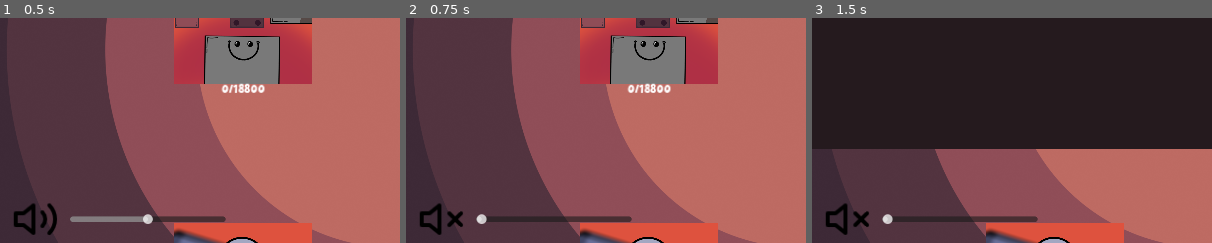
Above: before the commit, frames 1-3 (left to right).
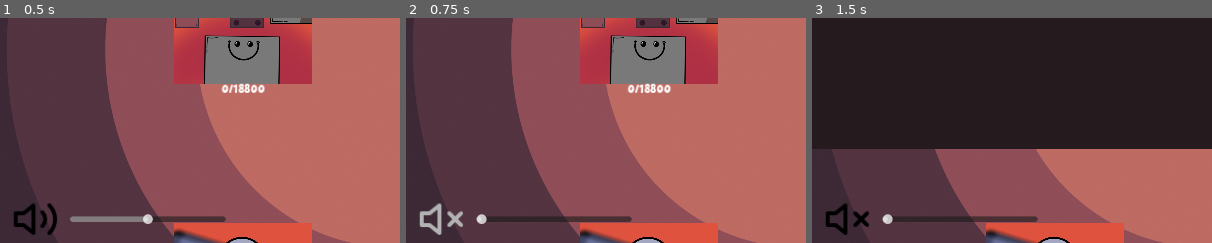
Above: after the commit, the same moments.

Repository: CoCoSol007/beats-into-shapes
Game: Godot game, scene res://scenes/menu/menu.tscn
Two runs of this game, one before a commit and one after it. Both use one fixed random seed, a clock stepped at 60 frames per second and the inputs below. Sound files missing from this copy of the repository are replaced by a short silence.
Inputs (mouse positions are % of the whole screen's width and height, from its top left):
- Up to frame 1 (0.5 s): no input
- Up to frame 2 (0.75 s): click (4, 92) at 0.5 s
- Up to frame 3 (1.5 s): click (7, 13) at 1.25 s
The pictures show only the part of the screen within x 0-50%, y 47-97%; the shares and areas given below are measured in that part.

Frame 1 is identical in both runs. In frame 2, 0.6% of the frame differs, in the area x 3-15%, y 82-97%; in frame 3, nothing differs.

Commit message:
Add hover effect to button on menu

Diff:
--- a/scenes/menu/credits_button.gd
+++ b/scenes/menu/credits_button.gd
@@ -7,3 +7,13 @@
 func _on_pressed():
 	# Go to the credits menu.
 	SceneTransition.change_scene("res://scenes/credit_menu/credit_menu.tscn")
+
+
+func _ready():
+	material.set_shader_parameter("is_hover", false)
+
+func _on_mouse_entered():
+	material.set_shader_parameter("is_hover", true)
+
+func _on_mouse_exited():
+	material.set_shader_parameter("is_hover", false)
--- /dev/null
+++ b/scenes/menu/hover_button.gdshader
@@ -0,0 +1,11 @@
+shader_type canvas_item;
+
+uniform bool is_hover = false;
+uniform vec3 hover_color = vec3(0.7);
+
+// Called for every pixel the material is visible on.
+void fragment() {
+	if (is_hover) {
+		COLOR.rgb = hover_color;
+	}
+}
--- a/scenes/menu/menu.tscn
+++ b/scenes/menu/menu.tscn
@@ -26,6 +26,7 @@
 [ext_resource type="Texture2D" uid="uid://bmjiy3044y8wy" path="res://assets/menu/level_4_locked.png" id="14_fgxro"]
 [ext_resource type="Texture2D" uid="uid://dvkgrbsgf68y3" path="res://assets/menu/trophy.png" id="20_gu2sa"]
 [ext_resource type="Script" path="res://scenes/menu/trophies_button.gd" id="21_n13eo"]
+[ext_resource type="Shader" path="res://scenes/menu/hover_button.gdshader" id="23_8bvqj"]
 [ext_resource type="FontFile" uid="uid://b1adut1bw37gc" path="res://assets/fonts/main_font.otf" id="24_h182e"]
 
 [sub_resource type="ShaderMaterial" id="ShaderMaterial_vfd4c"]
@@ -37,6 +38,21 @@
 [sub_resource type="ShaderMaterial" id="ShaderMaterial_jgkfi"]
 
 [sub_resource type="ShaderMaterial" id="ShaderMaterial_1ppc3"]
+
+[sub_resource type="ShaderMaterial" id="ShaderMaterial_vaaki"]
+shader = ExtResource("23_8bvqj")
+shader_parameter/is_hover = false
+shader_parameter/hover_color = Vector3(0.7, 0.7, 0.7)
+
+[sub_resource type="ShaderMaterial" id="ShaderMaterial_8yl8h"]
+shader = ExtResource("23_8bvqj")
+shader_parameter/is_hover = false
+shader_parameter/hover_color = Vector3(0.7, 0.7, 0.7)
+
+[sub_resource type="ShaderMaterial" id="ShaderMaterial_8ffa7"]
+shader = ExtResource("23_8bvqj")
+shader_parameter/is_hover = false
+shader_parameter/hover_color = Vector3(0.7, 0.7, 0.7)
 
 [node name="Menu" type="Control" groups=["menu"]]
 layout_mode = 3
@@ -243,6 +259,7 @@
 vertical_alignment = 1
 
 [node name="Volume" type="TextureButton" parent="."]
+material = SubResource("ShaderMaterial_vaaki")
 layout_mode = 1
 anchors_preset = 2
 anchor_top = 1.0
@@ -270,6 +287,7 @@
 script = ExtResource("5_5ai2q")
 
 [node name="Trophy" type="TextureButton" parent="."]
+material = SubResource("ShaderMaterial_8yl8h")
 layout_mode = 0
 offset_left = 29.0
 offset_top = 35.0
@@ -280,6 +298,7 @@
 script = ExtResource("21_n13eo")
 
 [node name="Credits" type="TextureButton" parent="."]
+material = SubResource("ShaderMaterial_8ffa7")
 custom_minimum_size = Vector2(68, 68)
 layout_mode = 1
 anchors_preset = 3
@@ -299,8 +318,15 @@
 stretch_mode = 4
 script = ExtResource("8_c5hcm")
 
+[connection signal="mouse_entered" from="Volume" to="Volume" method="_on_mouse_entered"]
+[connection signal="mouse_exited" from="Volume" to="Volume" method="_on_mouse_exited"]
 [connection signal="pressed" from="Volume" to="Volume" method="_on_pressed"]
 [connection signal="value_changed" from="Volume/HSlider" to="Volume" method="_on_h_slider_value_changed"]
 [connection signal="value_changed" from="Volume/HSlider" to="Volume/HSlider" method="_on_value_changed"]
+[connection signal="focus_entered" from="Trophy" to="Trophy" method="_on_focus_entered"]
+[connection signal="mouse_entered" from="Trophy" to="Trophy" method="_on_mouse_entered"]
+[connection signal="mouse_exited" from="Trophy" to="Trophy" method="_on_mouse_exited"]
 [connection signal="pressed" from="Trophy" to="Trophy" method="_on_pressed"]
+[connection signal="mouse_entered" from="Credits" to="Credits" method="_on_mouse_entered"]
+[connection signal="mouse_exited" from="Credits" to="Credits" method="_on_mouse_exited"]
 [connection signal="pressed" from="Credits" to="Credits" method="_on_pressed"]
--- a/scenes/menu/scrollable_menu.gd
+++ b/scenes/menu/scrollable_menu.gd
@@ -25,7 +25,7 @@
 	# Handle pan gesture input
 	if event is InputEventPanGesture:
 		# Update the target position based on the pan gesture
-		target_position_y = $Control.position.y - event.delta.y * 100
+		target_position_y = $Control.position.y - event.delta.y * 1
 		# Clamp the target position to the scrollable range
 		target_position_y = clamp(target_position_y, -648, 0)
 	# Handle mouse button input
--- a/scenes/menu/trophies_button.gd
+++ b/scenes/menu/trophies_button.gd
@@ -6,3 +6,12 @@
 
 func _on_pressed():
 	SceneTransition.change_scene("res://scenes/trophy_menu/trophy_menu.tscn")
+
+func _ready():
+	material.set_shader_parameter("is_hover", false)
+
+func _on_mouse_entered():
+	material.set_shader_parameter("is_hover", true)
+
+func _on_mouse_exited():
+	material.set_shader_parameter("is_hover", false)
--- a/scenes/menu/volume_button.gd
+++ b/scenes/menu/volume_button.gd
@@ -27,3 +27,14 @@
 	else:
 		# Otherwise, set the texture to normal
 		texture_normal = normal_texture
+
+
+
+func _ready():
+	material.set_shader_parameter("is_hover", false)
+
+func _on_mouse_entered():
+	material.set_shader_parameter("is_hover", true)
+
+func _on_mouse_exited():
+	material.set_shader_parameter("is_hover", false)
Not shown: 1 places in scenes/menu/menu.tscn that only renumber resources
